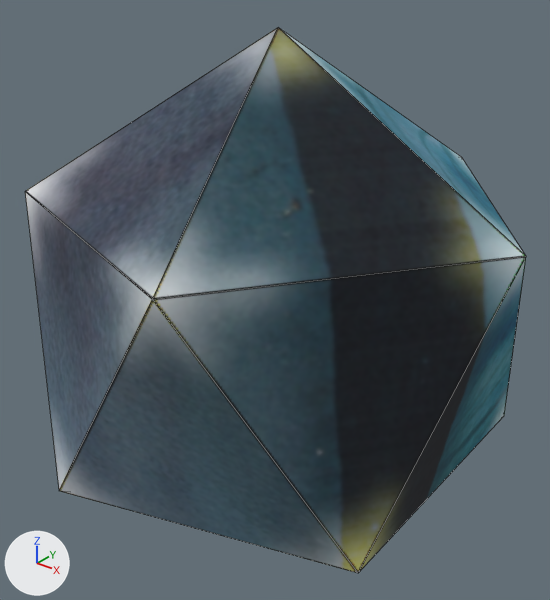
Before and after pictures for a commit that changed the glTF model 2.glb.
One viewpoint serves both versions: a 50 mm camera at (1.587, -2.002, 1.277) aimed at (-0.018, 0.005, 0.032). Every picture has the same lights, and +X, +Y and +Z are marked at lower left. The picture after the commit comes second. Mesh edges are drawn as thin lines. Where no turn or scale is listed for an object, it has been applied to the vertices. Vertices at exactly the same position are counted once.

In view in the first picture: 'group897219909'.
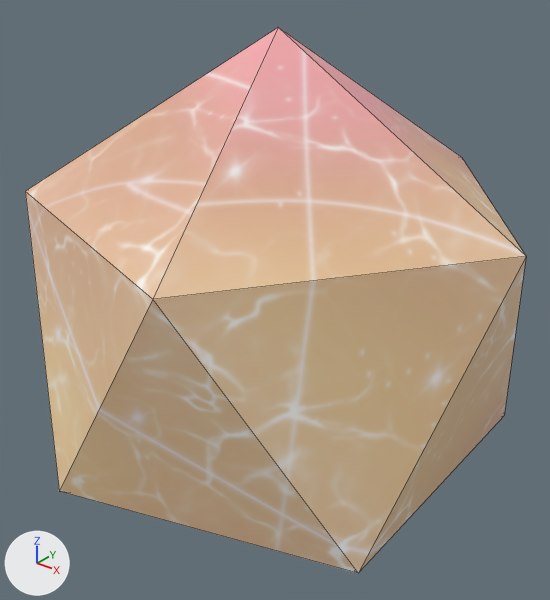
The newer file is also rescaled (x17.88) as a whole; pictures and numbers use the older file's frame.

The edits, one by one:
Picture 'Eowyn' (img_eowyn) is new.
Material 'Material' (mat_material) is new.
Its texture is img_eowyn.
me_group897219909 has 12 vertices, 20 faces and spans x 0.3..2.09, y -2.14..-0.44, z -4.25..-2.25.
me_group897219909 is used by ob_group897219909; location (-1.197, 1.293, 3.247).
me_group897219909 no longer uses material mat_mat21 (picture img_group897219909_2).
Part 1, on me_group897219909:
Vertex 0 of me_group897219909 moves from (1.2, -1.29, -4.25) to (1.2, -1.29, -2.25) at pixel (278, 27).
Vertex 1 of me_group897219909 moves from (1.92, -1.82, -3.69) at pixel (358, 573) to (0.47, -0.77, -2.8).
Vertex 2 of me_group897219909 moves from (0.92, -2.14, -3.69) at pixel (59, 491) to (1.47, -0.44, -2.8) at pixel (461, 157).
Vertex 3 of me_group897219909 moves from (0.3, -1.29, -3.69) to (2.09, -1.29, -2.8) at pixel (526, 256).
Vertex 4 of me_group897219909 moves from (0.92, -0.44, -3.69) to (1.47, -2.14, -2.8) at pixel (152, 299).
Vertex 5 of me_group897219909 moves from (1.92, -0.77, -3.69) at pixel (504, 415) to (0.47, -1.82, -2.8) at pixel (25, 191).
Vertex 6 of me_group897219909 moves from (1.47, -2.14, -2.8) at pixel (152, 299) to (0.92, -0.44, -3.69).
Vertex 7 of me_group897219909 moves from (0.47, -1.82, -2.8) at pixel (25, 191) to (1.92, -0.77, -3.69) at pixel (504, 415).
Vertex 8 of me_group897219909 moves from (0.47, -0.77, -2.8) to (1.92, -1.82, -3.69) at pixel (358, 573).
Vertex 9 of me_group897219909 moves from (1.47, -0.44, -2.8) at pixel (461, 157) to (0.92, -2.14, -3.69) at pixel (59, 491).
Vertex 10 of me_group897219909 moves from (2.09, -1.29, -2.8) at pixel (526, 256) to (0.3, -1.29, -3.69).
Vertex 11 of me_group897219909 moves from (1.2, -1.29, -2.25) at pixel (278, 27) to (1.2, -1.29, -4.25).
me_group897219909 gains material mat_material (picture img_eowyn).

What differs and where, as boxes [x1, y1, x2, y2] in the pictures (550 x 600 px):
'group897219909', recoloured, reshaped (lighter)
    both: [25, 27, 526, 573]
